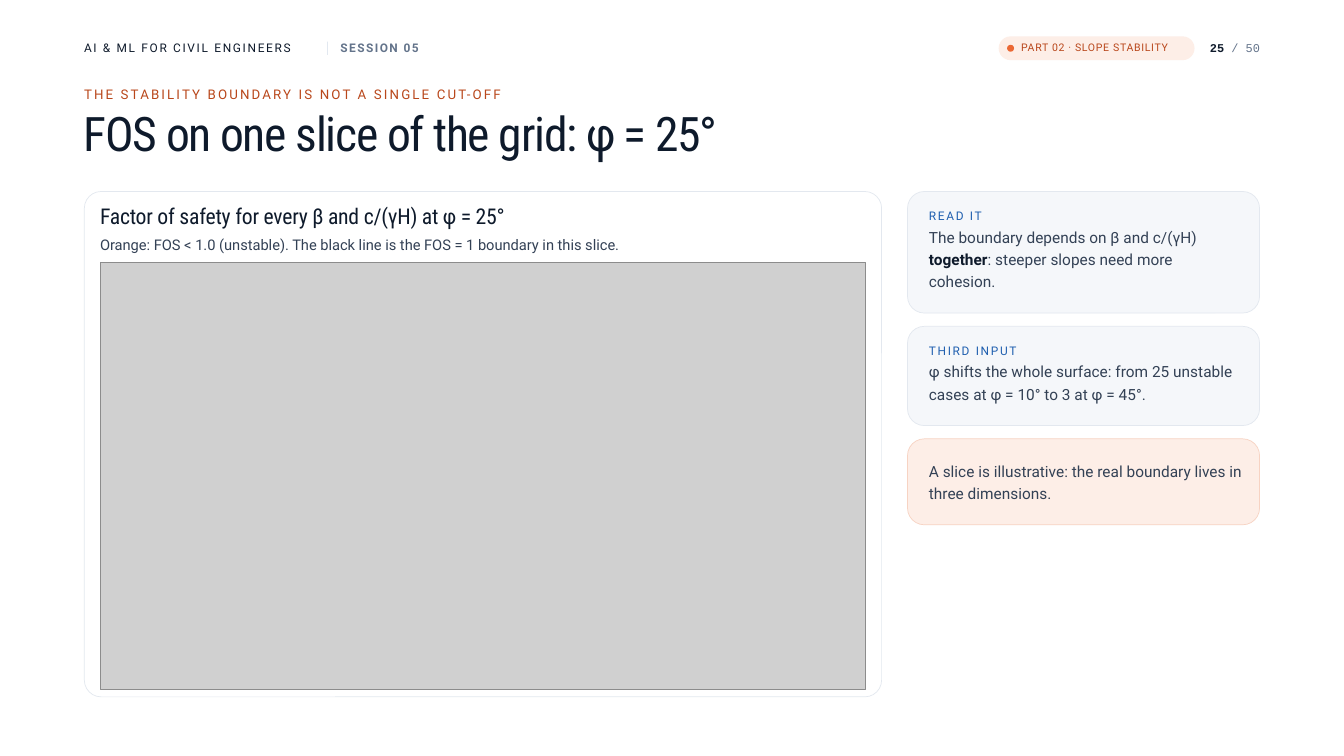
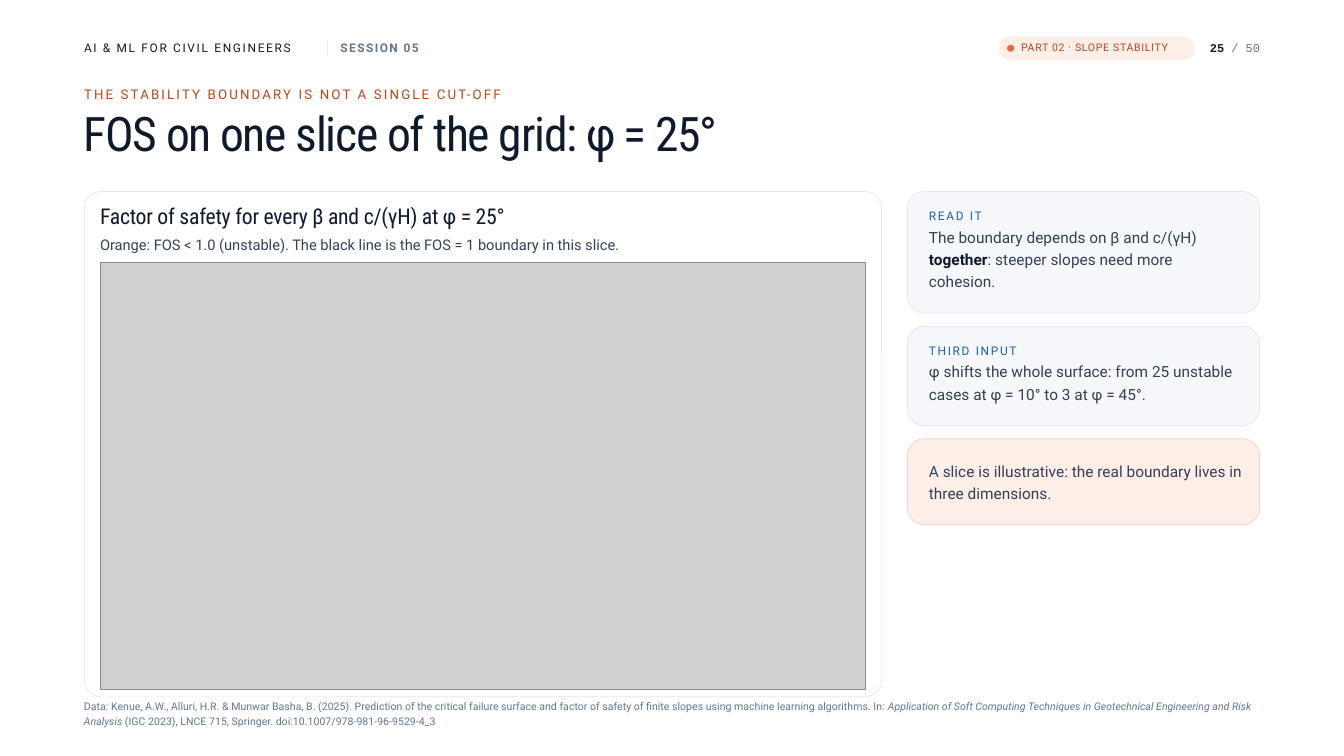
Before and after one commit to qudelta/wazwan-concept, a slide deck: slide 25 of ml-civil-workshop/session-05-deck/export/Session-05_From-Prediction-to-Engineering-Decision_Classification_EDITABLE.pptx. Drawn at 1344x756 pixels with LibreOffice and Linux fonts; fonts in the diff are those of the drawing; grey boxes stand for pictures. Boxes give left, top, right and bottom in pixels: in the first picture for what was removed or moved away, otherwise in the second. Text is boxed around its words. In the diff, an @@ line names an element or a change of style, - is before the commit and + after.

```diff
--- a/ml-civil-workshop/session-05-deck/export/Session-05_From-Prediction-to-Engineering-Decision_Classification_EDITABLE.pptx
+++ b/ml-civil-workshop/session-05-deck/export/Session-05_From-Prediction-to-Engineering-Decision_Classification_EDITABLE.pptx
@@ text added at bbox=[84, 702, 1251, 727], 7.5 pt, text #64748B @@
+Data: Kenue, A.W., Alluri, H.R. & Munwar Basha, B. (2025). Prediction of the critical failure surface and factor of safety of finite slopes using machine learning algorithms. In: Application of Soft Computing Techniques in Geotechnical Engineering and Risk
+Analysis (IGC 2023), LNCE 715, Springer. doi:10.1007/978-981-96-9529-4_3
```
Also in this commit, not shown: 2 other slides changed, 10 other files.
